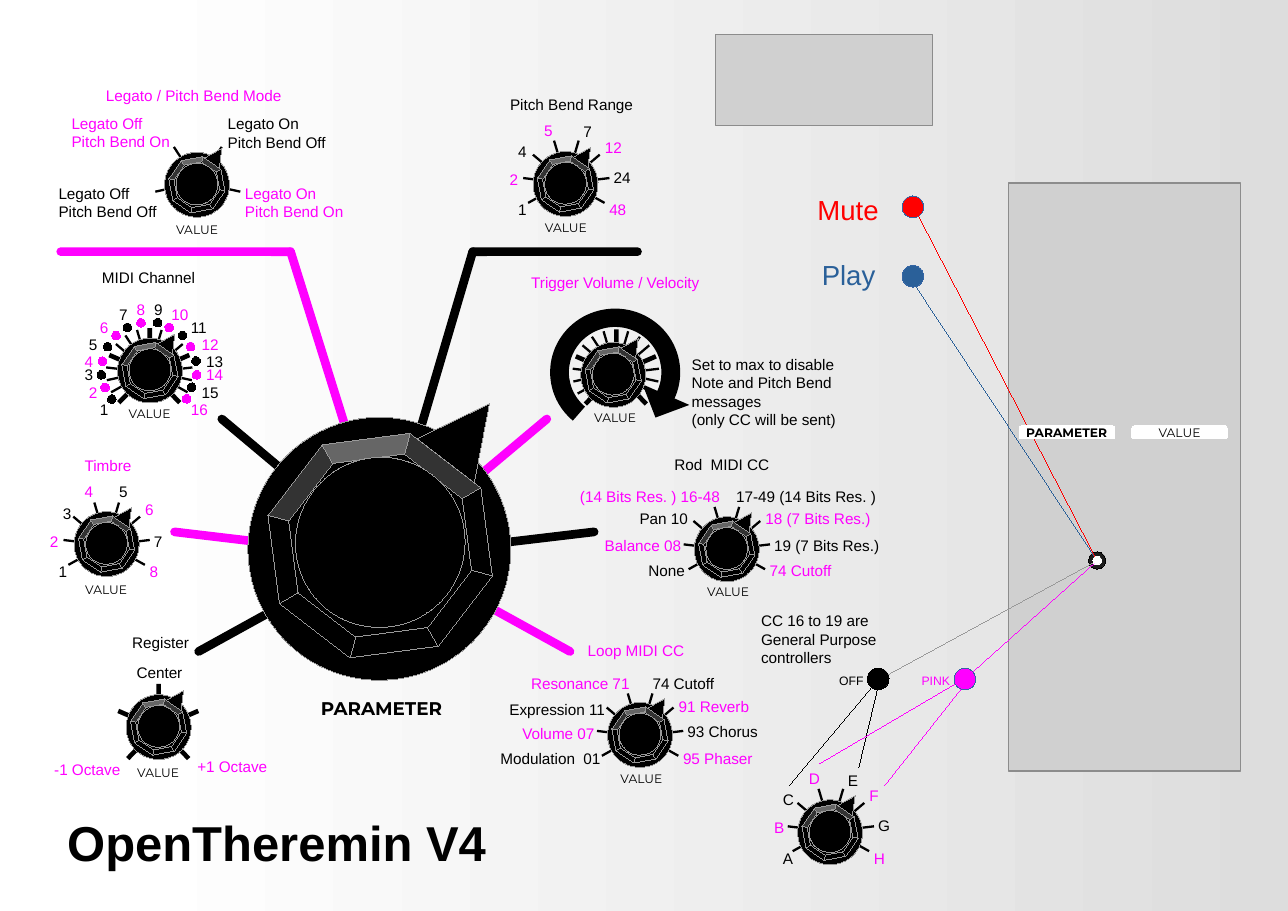
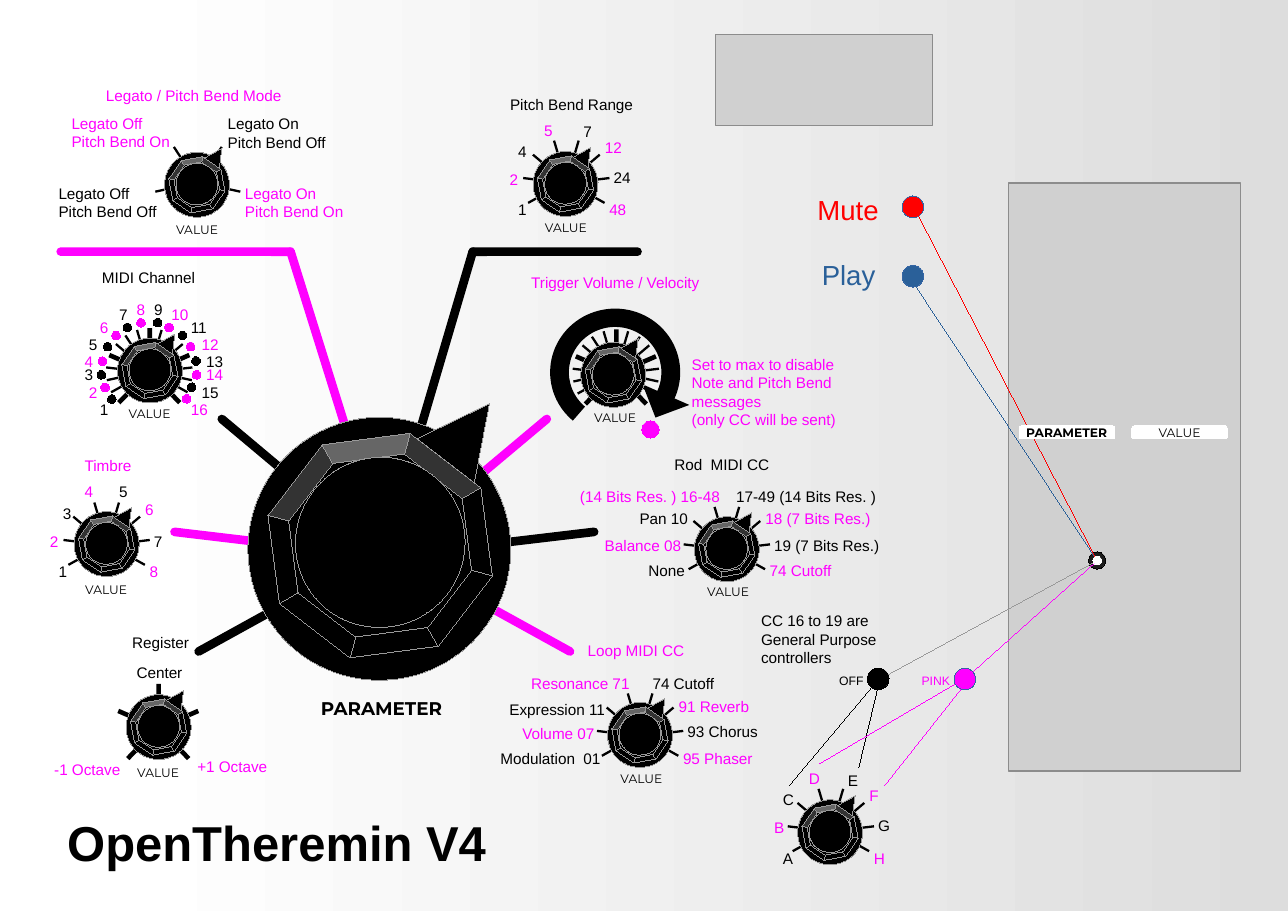
Before and after one commit to MrDham/OpenTheremin_V4_with_MIDI, a slide deck: slide 1 of Antiseche open theremin PnB.odp. Drawn at 1288x911 pixels with LibreOffice and Linux fonts; fonts in the diff are those of the drawing; grey boxes stand for pictures. Boxes give left, top, right and bottom in pixels: in the first picture for what was removed or moved away, otherwise in the second. Text is boxed around its words. In the diff, an @@ line names an element or a change of style, - is before the commit and + after.

```diff
--- a/Antiseche open theremin PnB.odp
+++ b/Antiseche open theremin PnB.odp
@@ text "Set to max to disable ..." at <box>692,359,836,428</box>: text colour #000000 to #FF00FF @@
@@ ellipse added at <box>642,421,660,439</box>, fill #FF00FF, outline #FF00FF 0 pt @@
```
Also in this commit, not shown: 1 other file.
